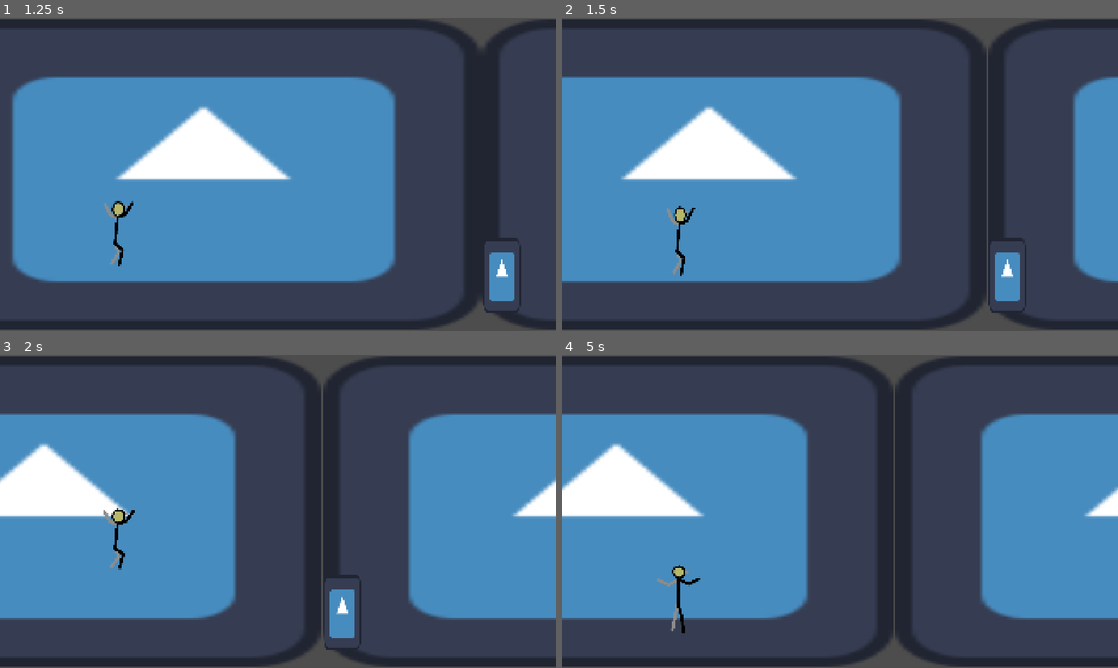
Above: before the commit, frames 1-4 (two rows, left to right).
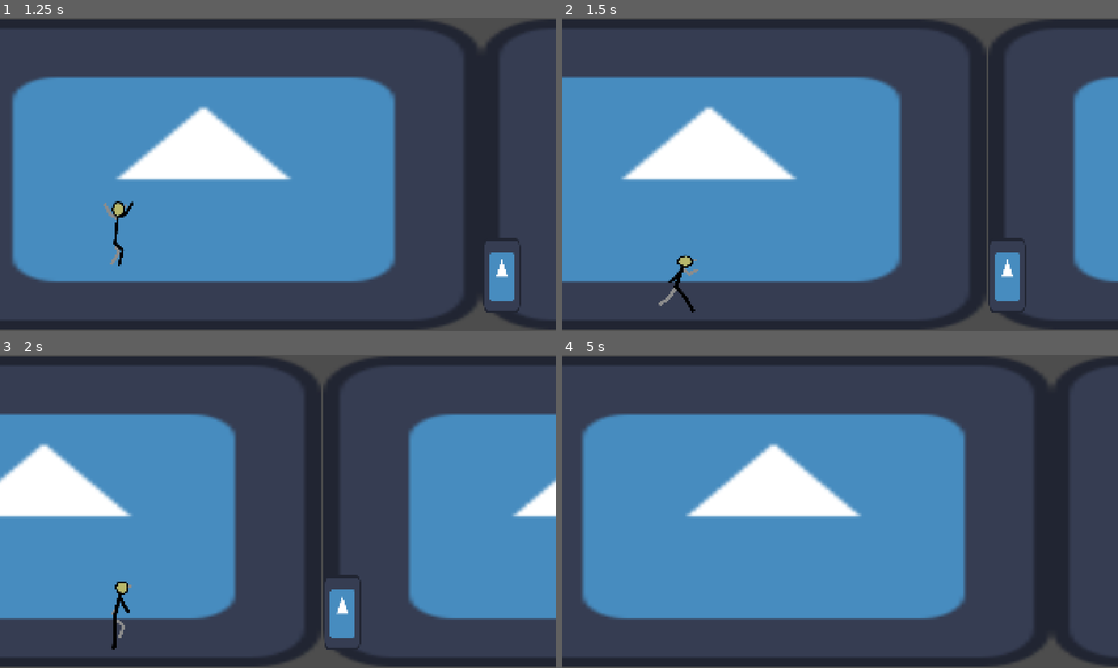
Above: after the commit, the same moments.

Repository: Ahzzak/Enjam2026_Grp5
Game: Godot game, scene res://scenes/world.tscn
Two runs of this game, one before a commit and one after it. Both use one fixed random seed, a clock stepped at 60 frames per second and the inputs below. The engine's default icon, where the game draws it, is replaced by a stand-in: a white triangle on a blue panel in a dark square.
Inputs:
- Up to frame 1 (1.25 s): hold D (Run) from 0.53 s (still down); tap Space (Jump) at 0.77, 0.8, 1.07 s
- Up to frame 2 (1.5 s): release D (Run) at 1.28 s; tap Space (Jump) at 1.35 s
- Up to frame 3 (2 s): tap Space (Jump) at 1.52, 1.82 s; tap D (Run) at 1.55 s
- Up to frame 4 (5 s): hold D (Run) 2.03-2.78 s; tap Space (Jump) at 2.3, 3.02, 3.32, 4.52, 4.82 s; tap Ctrl (Slide) at 2.85 s; tap D (Run) at 3.05, 4.55 s; hold Space (Jump) 3.53-4.28 s; tap T at 3.6 s; tap Y at 4.35 s

Frame 1 is identical in both runs. In frame 2, 0.5% of the frame differs, in the area x 17-25%, y 60-95%; in frame 3, 0.6%; in frame 4, 49%, in the area x 0-100%, y 0-100%.

Commit message:
feat(player) : block input if D not pressed

Diff:
--- a/enjam-2026/scenes/world.tscn
+++ b/enjam-2026/scenes/world.tscn
@@ -11,9 +11,10 @@
 
 [node name="World" type="Node2D" unique_id=533268812]
 
-[node name="GameManager" type="Node" parent="." unique_id=393617811 node_paths=PackedStringArray("player")]
+[node name="GameManager" type="Node" parent="." unique_id=393617811 node_paths=PackedStringArray("player", "run_camera")]
 script = ExtResource("1_qfnet")
 player = NodePath("../PlayerCharacter")
+run_camera = NodePath("../Camera2D")
 
 [node name="Parallax2D" type="Parallax2D" parent="." unique_id=211062778]
 repeat_size = Vector2(1920, 0)
--- a/enjam-2026/scripts/game_manager.gd
+++ b/enjam-2026/scripts/game_manager.gd
@@ -4,6 +4,7 @@
 enum State { INTRO, RUNNING, RELEASED, GAME_OVER, ENDING, DEATH }
 
 @export var player: Player
+@export var run_camera: RunCamera
 
 @export_group("Lâcher de Deeeeeeeeeeeeeey")
 @export_range(0.05, 1.0, 0.01) var release_slowmo: float = 0.25
@@ -34,8 +35,10 @@
 
 func _ready() -> void:
 	assert(player != null, "GameManager : l'export player n'est pas assigné.")
+	assert(run_camera != null, "RunCamera : l'export camera n'est pas assigné.")
 	player.run_resumed.connect(_on_player_run_resumed)
 	player.run_released.connect(_on_player_run_released)
+	run_camera.player_left_screen.connect(_on_camera_player_left_screen)
 
 
 func _process(_delta: float) -> void:
@@ -61,6 +64,12 @@
 		state = State.GAME_OVER
 		_game_over("Tu t’es arrêté trop tôt.")
 
+
+func _on_camera_player_left_screen() -> void:
+	if state == State.RUNNING or state == State.RELEASED:
+		_game_over("Le monde ne t’a pas attendu.")
+
+
 func _game_over(message: String) -> void:
 	_end_message = message
 	state = State.GAME_OVER
@@ -68,9 +77,10 @@
 func _enter_state(new_state: State) -> void:
 	match new_state:
 		State.RUNNING:
+			player.controls_enabled = true
 			_tween_release_factor(1.0, resume_time)
 		State.RELEASED:
-			print("Test")
+			player.controls_enabled = false
 			_tween_release_factor(release_slowmo, release_grace)
 			_release_tween.finished.connect(_on_release_finished)
 		State.GAME_OVER:
--- a/enjam-2026/scripts/player.gd
+++ b/enjam-2026/scripts/player.gd
@@ -102,7 +102,7 @@
 
 func _unhandled_input(event: InputEvent) -> void:
 	if event.is_action_pressed("Jump") and controls_enabled:
-		_time_since_jump_press = 0.0
+			_time_since_jump_press = 0.0
 
 
 func _physics_process(delta: float) -> void:
@@ -134,9 +134,9 @@
 
 
 func _update_run_input() -> void:
-	if not controls_enabled:
-		return
-	var pressed := _action_pressed("Run")
+	##if not controls_enabled:
+		##returncontrols_enabled
+	var pressed := _action_pressed("Run", true)
 	if pressed == is_running:
 		return
 	is_running = pressed
@@ -210,8 +210,8 @@
 	return not _ceiling_check.is_colliding()
 
 
-func _action_pressed(action: StringName) -> bool:
-	return controls_enabled and Input.is_action_pressed(action)
+func _action_pressed(action: StringName, force_skip_input_control : bool = false) -> bool:
+	return ((force_skip_input_control or controls_enabled) and Input.is_action_pressed(action))
 
 
 func _action_just_pressed(action: StringName) -> bool:
--- a/enjam-2026/scripts/run_camera.gd
+++ b/enjam-2026/scripts/run_camera.gd
@@ -1,5 +1,9 @@
 class_name RunCamera
 extends Camera2D
+
+signal player_left_screen
+
+const PLAYER_HALF_WIDTH := 120.0 ##Du pif un peu
 
 @export var player: Player
 ## 0 : suit l'ancre, 1 : suit le perso.
@@ -7,7 +11,12 @@
 ## Position à l'écran du point suivi, depuis le bord gauche.
 @export_range(0, 1920, 1, "suffix:px") var screen_x: float = 400.0
 
+var _has_left_screen: bool = false
+
 
 func _physics_process(_delta: float) -> void:
 	var followed_x := lerpf(player.anchor_x, player.position.x, follow_player)
 	position.x = followed_x - screen_x
+	if not _has_left_screen and player.position.x + PLAYER_HALF_WIDTH < position.x:
+		_has_left_screen = true
+		player_left_screen.emit()
